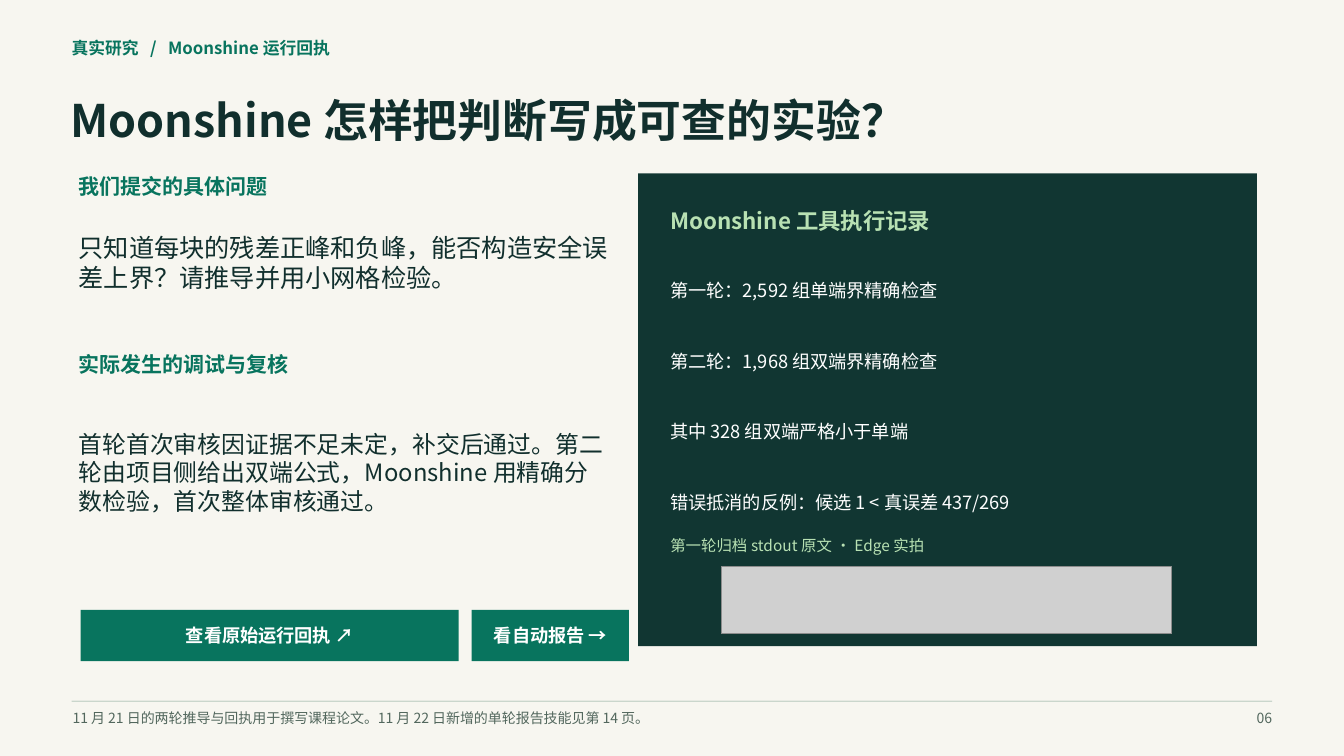
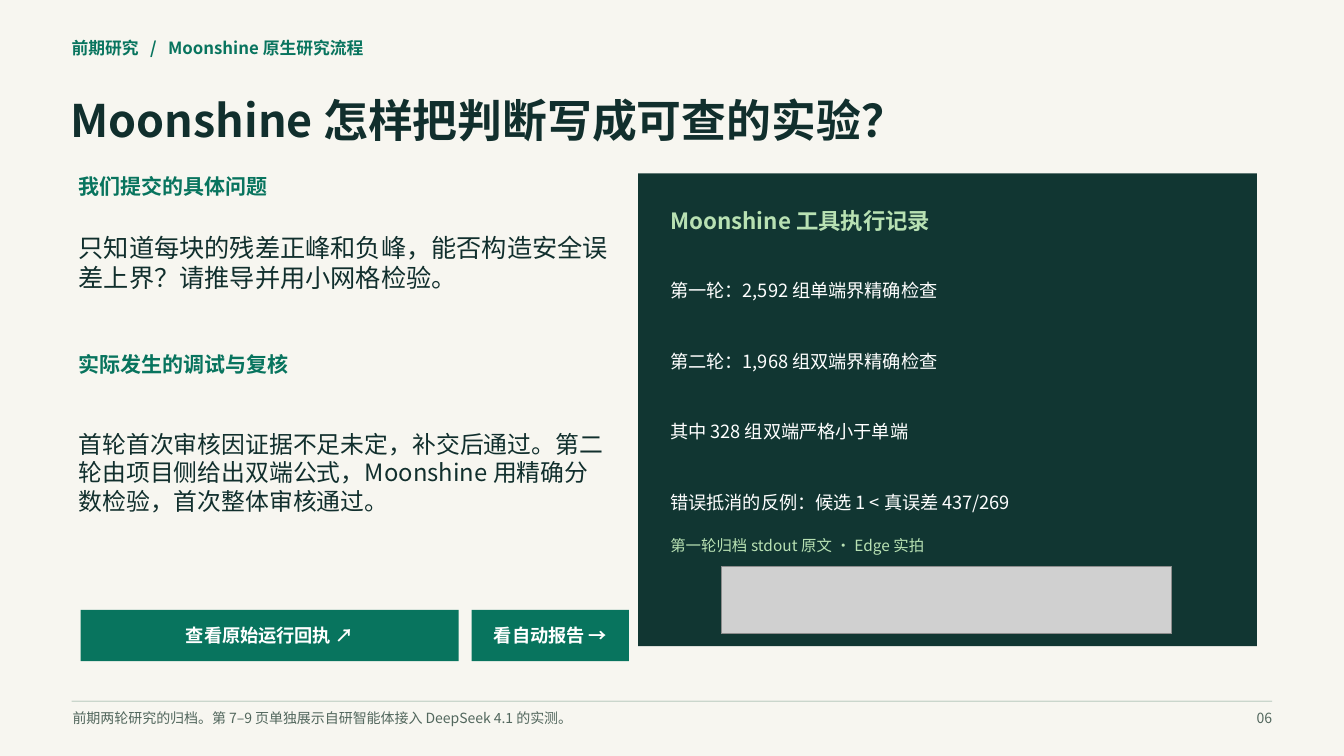
Before and after one commit to orgyuanbao/MoonshineThermalLab, a slide deck: slide 6 of MoonshineThermalLab/classroom/Moonshine热仿真课堂汇报.pptx. Drawn at 1344x756 pixels with LibreOffice and Linux fonts; fonts in the diff are those of the drawing; grey boxes stand for pictures. Boxes give left, top, right and bottom in pixels: in the first picture for what was removed or moved away, otherwise in the second. Text is boxed around its words. In the diff, an @@ line names an element or a change of style, - is before the commit and + after.

Commit message:
Explain DeepSeek 4.1's counterexample-guided study in the paper and classroom slides

```diff
--- a/MoonshineThermalLab/classroom/Moonshine热仿真课堂汇报.pptx
+++ b/MoonshineThermalLab/classroom/Moonshine热仿真课堂汇报.pptx
@@ text at bbox=[72, 39, 364, 56]: text changed @@
-真实研究 / Moonshine 运行回执
+前期研究 / Moonshine 原生研究流程
@@ text at bbox=[73, 711, 572, 726]: text changed @@
-11 月 21 日的两轮推导与回执用于撰写课程论文。11 月 22 日新增的单轮报告技能见第 14 页。
+前期两轮研究的归档。第 7–9 页单独展示自研智能体接入 DeepSeek 4.1 的实测。
```
Also in this commit, not shown: 9 other slides changed, 3 slides added, 15 other files.
